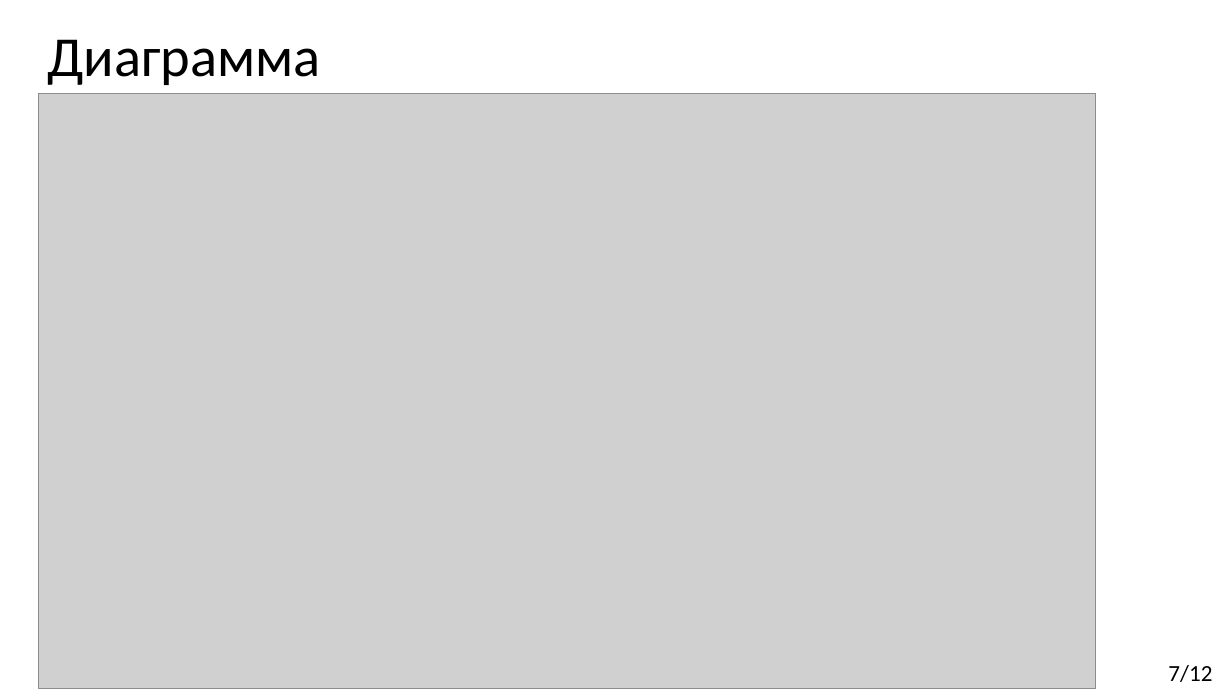
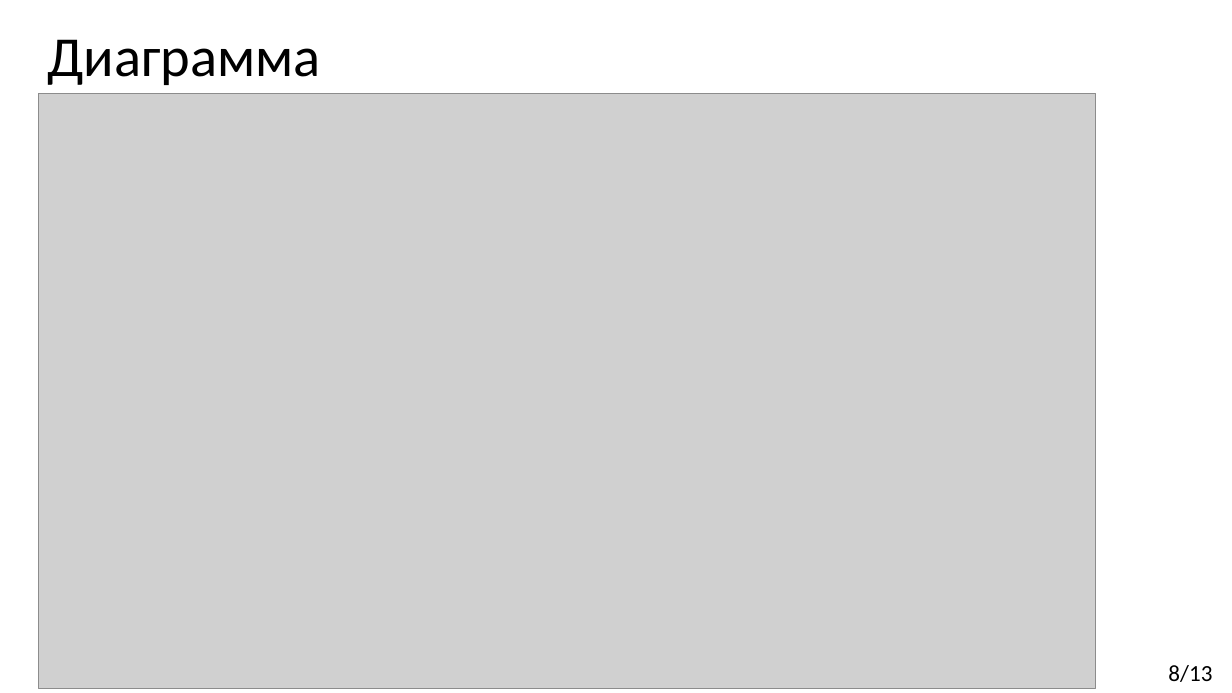
Before and after one commit to Kirmark/bachelor-qualification-work, a slide deck: slide 8 of presentation/presentation.pptx (slide 7 before the commit). Drawn at 1232x693 pixels with LibreOffice and Linux fonts; fonts in the diff are those of the drawing; grey boxes stand for pictures. Boxes give left, top, right and bottom in pixels: in the first picture for what was removed or moved away, otherwise in the second. Text is boxed around its words. In the diff, an @@ line names an element or a change of style, - is before the commit and + after.

```diff
--- a/presentation/presentation.pptx
+++ b/presentation/presentation.pptx
@@ text at [1168, 665, 1212, 682]: text changed @@
-7/12
+8/13
```
Also in this commit, not shown: 7 other slides changed, 4 slides added, 3 slides removed, 7 other files.
